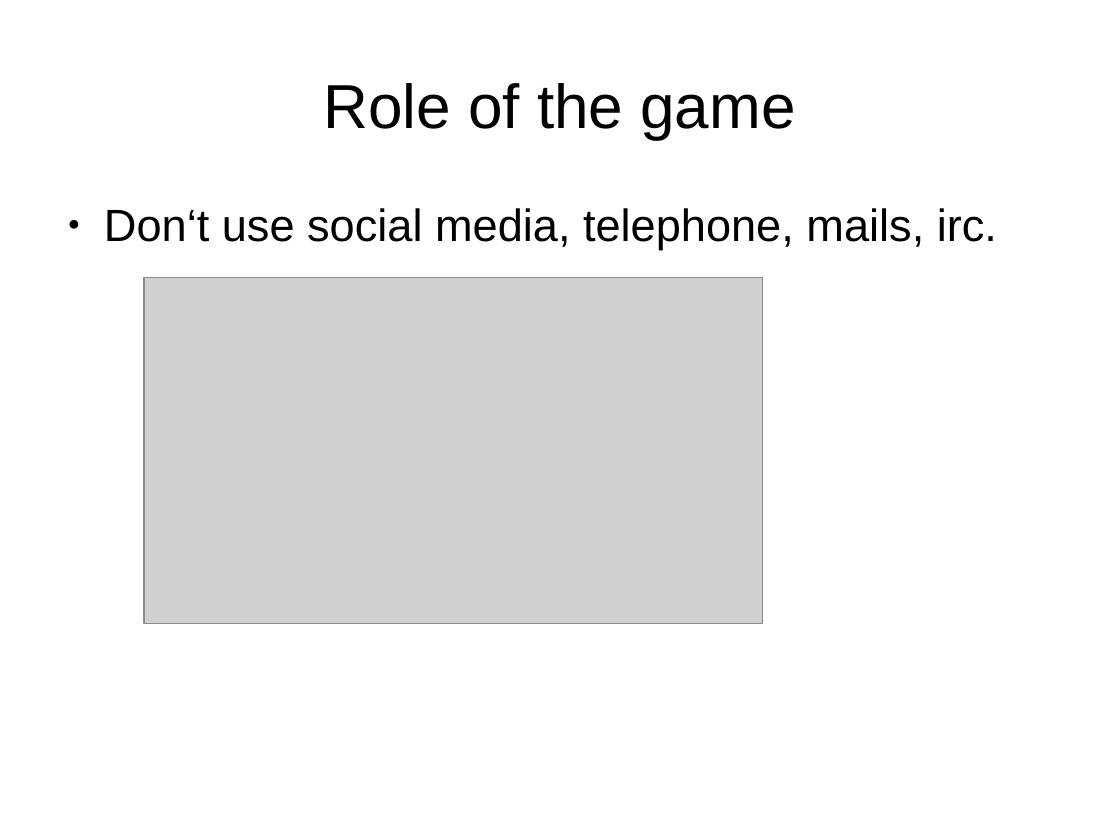
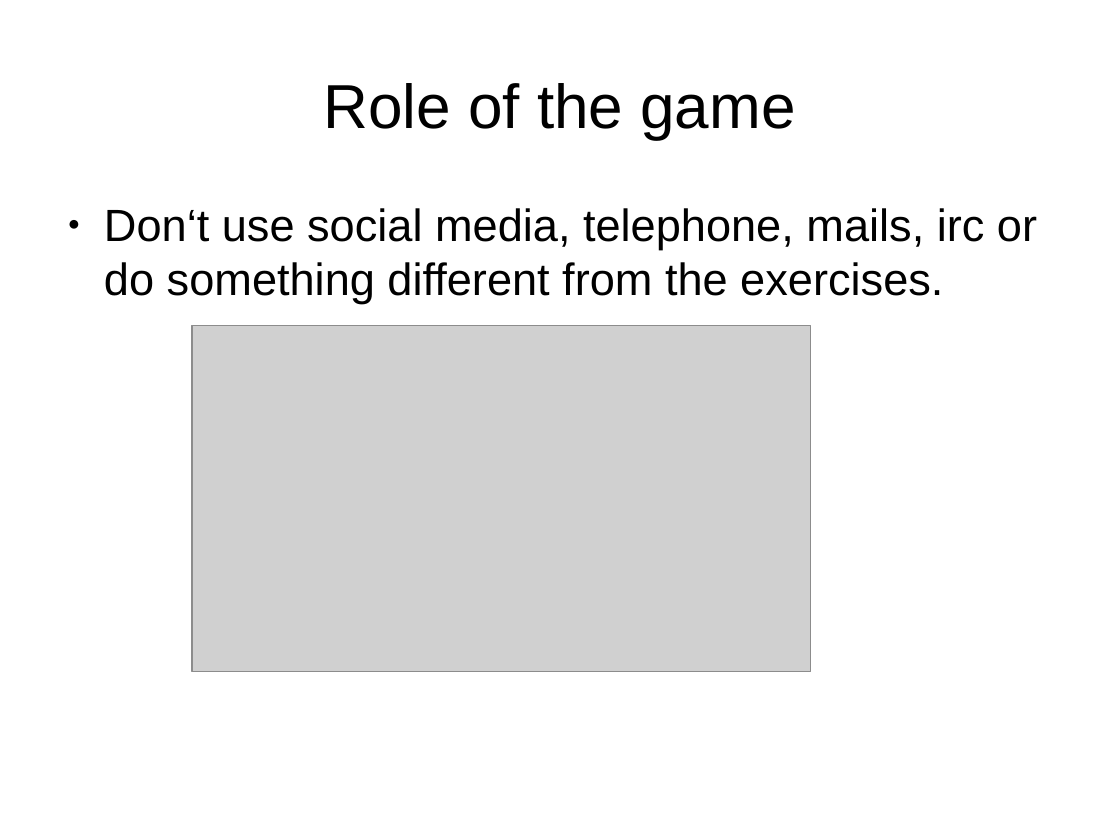
Before and after one commit to MalloZup/presentations, a slide deck: slide 5 of rails/2018/fullstack.odp. Drawn at 1120x840 pixels with LibreOffice and Linux fonts; fonts in the diff are those of the drawing; grey boxes stand for pictures. Boxes give left, top, right and bottom in pixels: in the first picture for what was removed or moved away, otherwise in the second. Text is boxed around its words. In the diff, an @@ line names an element or a change of style, - is before the commit and + after.

```diff
--- a/rails/2018/fullstack.odp
+++ b/rails/2018/fullstack.odp
@@ text at (104,208,1037,304): text changed @@
-● Don‘t use social media, telephone, mails, irc.
+● Don‘t use social media, telephone, mails, irc or do something different from the exercises.
@@ picture: place and size @@
-picture at (144,277,763,624)
+picture at (192,325,811,672)
```
Also in this commit, not shown: 4 other slides changed, 3 slides added, 1 slide removed, 2 other files.
